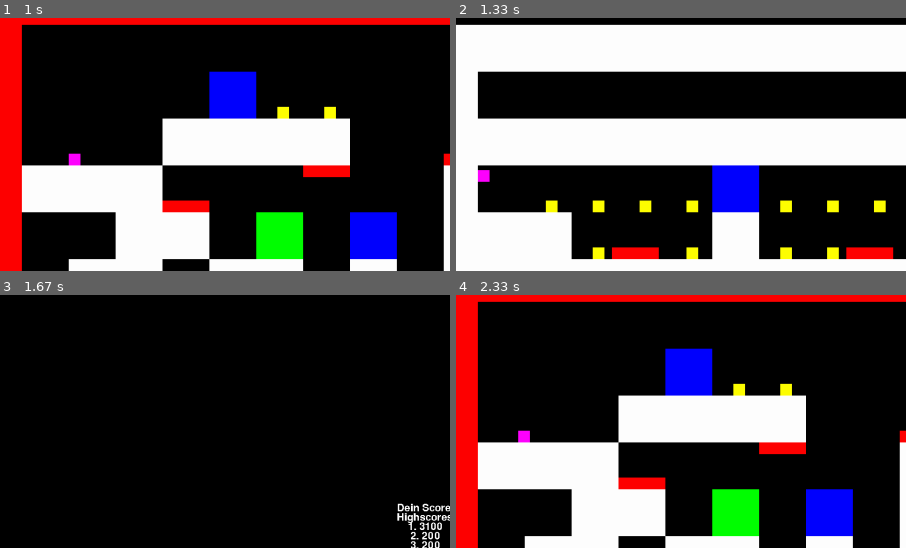
Above: before the commit, frames 1-4 (two rows, left to right).
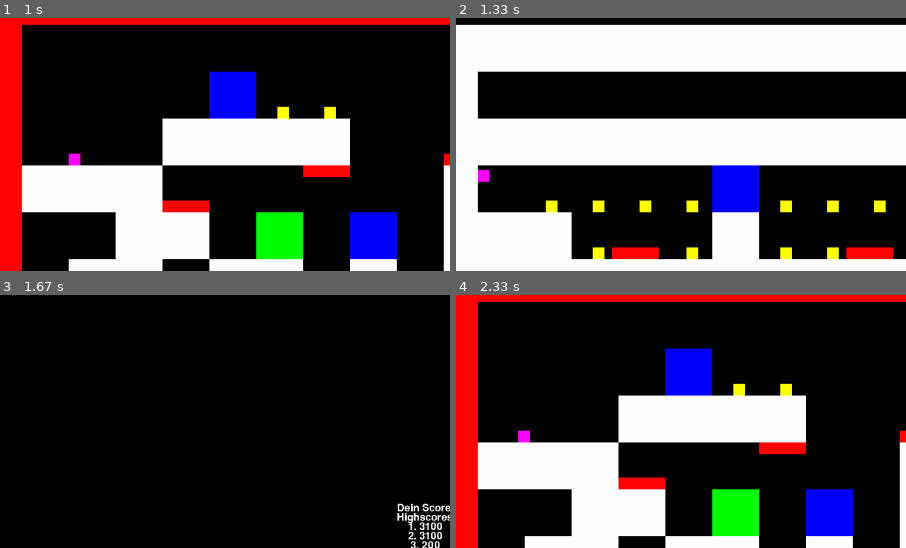
Above: after the commit, the same moments.

Repository: Noventicx/PyGame-Jump-n-Run
Game: pygame game, started from main.py
Same seed, same stepped clock (60 frames per second), same inputs: the game is played once before the commit and once after it.
Inputs:
- Up to frame 1 (1 s): tap Space at 0.33 s; tap Enter at 0.67 s
- Up to frame 2 (1.33 s): hold Up from 1 s (still down); tap Space at 1.07 s
- Up to frame 3 (1.67 s): tap Space at 1.37, 1.57 s; release Up at 1.47 s; hold Right from 1.5 s (still down)
- Up to frame 4 (2.33 s): tap Space at 1.87, 2.07 s; release Right at 1.97 s; hold Left from 2 s (still down)
The pictures show only the part of the screen within x 3-53%, y 8-58%; the shares and areas given below are measured in that part.

Frames 1-2 are identical in both runs. In frame 3, 0.2% of the frame differs, in the area x 90-99%, y 93-97%; in frame 4, nothing differs.

Commit message:
Hintergrund-Musik hinzufügt

Diff:
--- a/collision.py
+++ b/collision.py
@@ -99,6 +99,7 @@
             if collision:
                 print("coin")
                 constants.current_coins = constants.current_coins + 1
+
                 coins.remove(coin)
 
     for enemy in enemies:
--- a/levelloader.py
+++ b/levelloader.py
@@ -1,6 +1,7 @@
 import os.path
 
 import pygame
+from pygame import mixer
 
 import constants
 import sqlite
@@ -24,6 +25,7 @@
         else:
             sqlite.insert_score()
             print("You completed all levels")
+            mixer.music.stop()
             constants.end_state = True
             return None
 
--- a/main.py
+++ b/main.py
@@ -1,5 +1,5 @@
 import pygame
-from pygame import QUIT
+from pygame import QUIT, mixer
 
 import constants
 from statemanager import StateMananger
@@ -8,6 +8,12 @@
     SCREEN_HEIGHT
 )
 from states import EndState
+
+mixer.init()
+music = mixer.music.load("background.mp3")
+mixer.music.set_volume(0.05)
+#mixer.music.play(-1)
+
 
 pygame.init()
 clock = pygame.time.Clock()
--- a/states.py
+++ b/states.py
@@ -1,5 +1,5 @@
 import pygame.draw
-from pygame import KEYDOWN, K_SPACE, K_RETURN, K_UP, K_DOWN, KEYUP, K_ESCAPE
+from pygame import KEYDOWN, K_SPACE, K_RETURN, K_UP, K_DOWN, KEYUP, K_ESCAPE, mixer
 
 import constants
 import sqlite
@@ -101,6 +101,7 @@
                 self.manager.go_to(GameState())
             if selected == 0 and e.type == KEYDOWN and e.key == K_RETURN:
                 self.manager.go_to(GameState())
+                mixer.music.play(-1)
             if selected == 1 and e.type == KEYDOWN and e.key == K_RETURN:
                 self.manager.go_to(InfoState())
             if selected == 2 and e.type == KEYDOWN and e.key == K_RETURN:
Binary file changed: Highscore.db
Not shown, added: background.mp3
